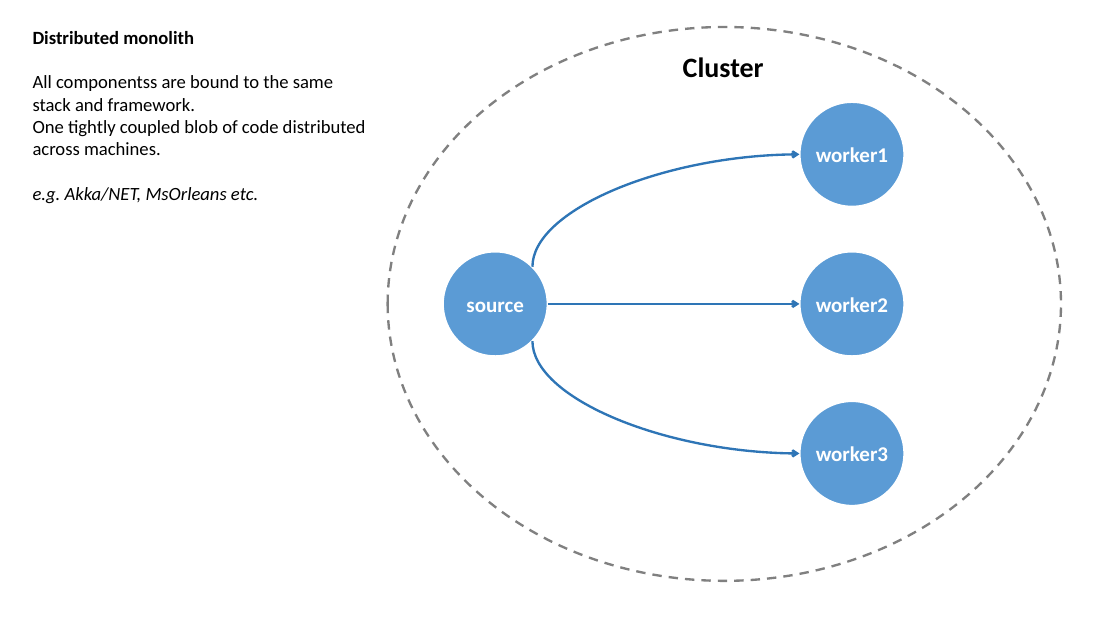
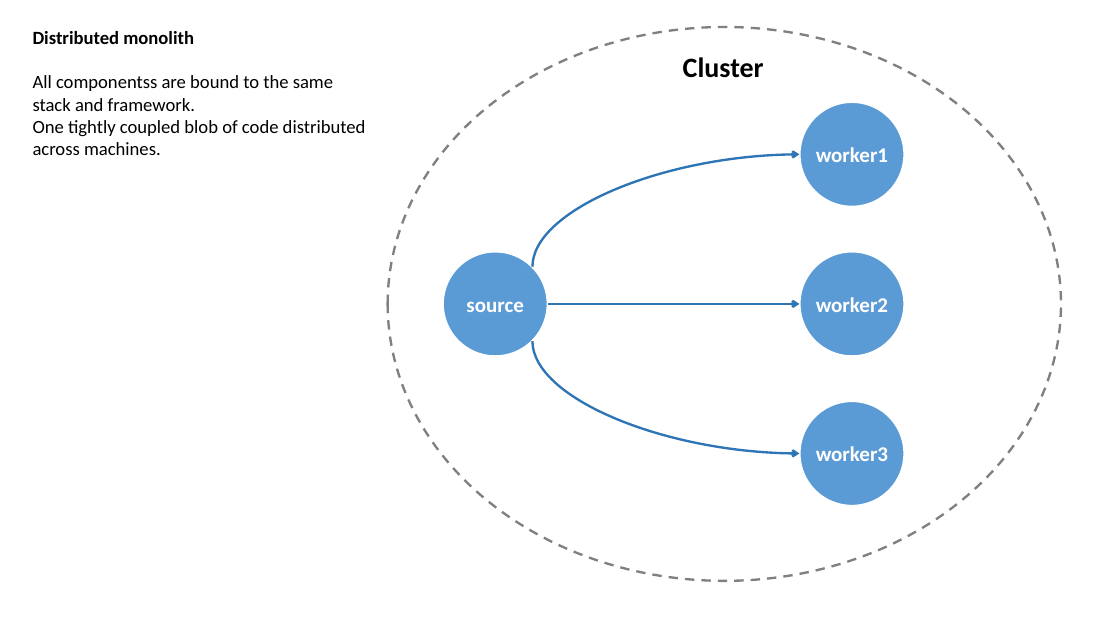
Before and after one commit to rogeralsing/Presentations, a slide deck: slide 2 of ClusterSoftware/cluster.pptx. Drawn at 1120x630 pixels with LibreOffice and Linux fonts; fonts in the diff are those of the drawing. Boxes give left, top, right and bottom in pixels: in the first picture for what was removed or moved away, otherwise in the second. Text is boxed around its words. In the diff, an @@ line names an element or a change of style, - is before the commit and + after.

```diff
--- a/ClusterSoftware/cluster.pptx
+++ b/ClusterSoftware/cluster.pptx
@@ text at bbox=[33, 187, 258, 203]: paragraph removed @@
-e.g. Akka/NET, MsOrleans etc.
```
Also in this commit, not shown: 1 slide added.
